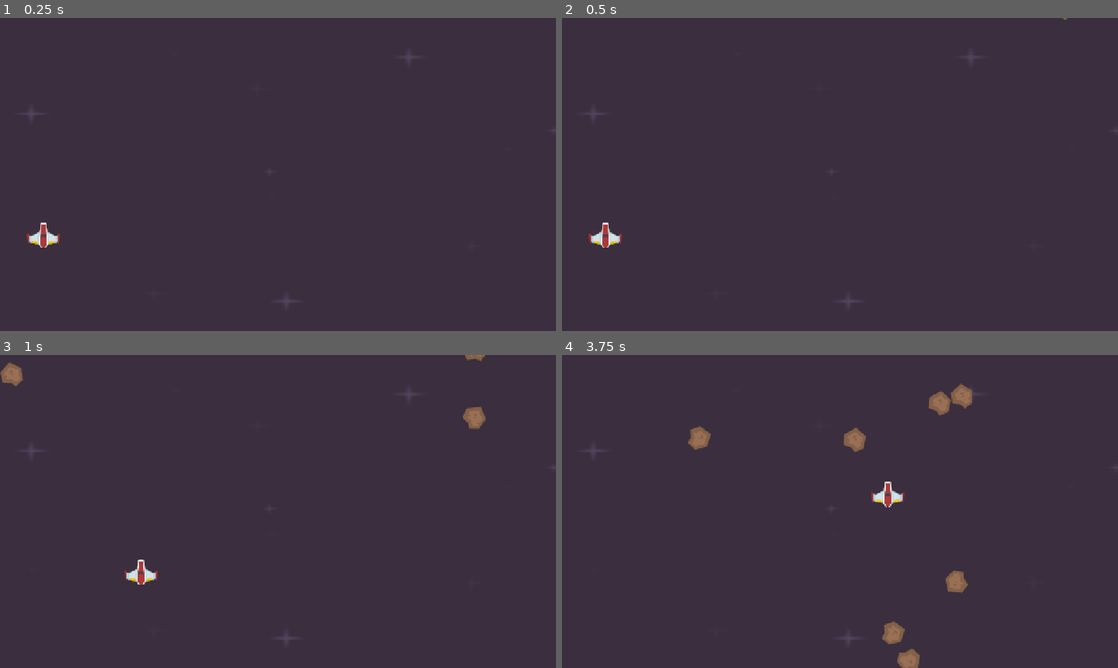
Above: before the commit, frames 1-4 (two rows, left to right).
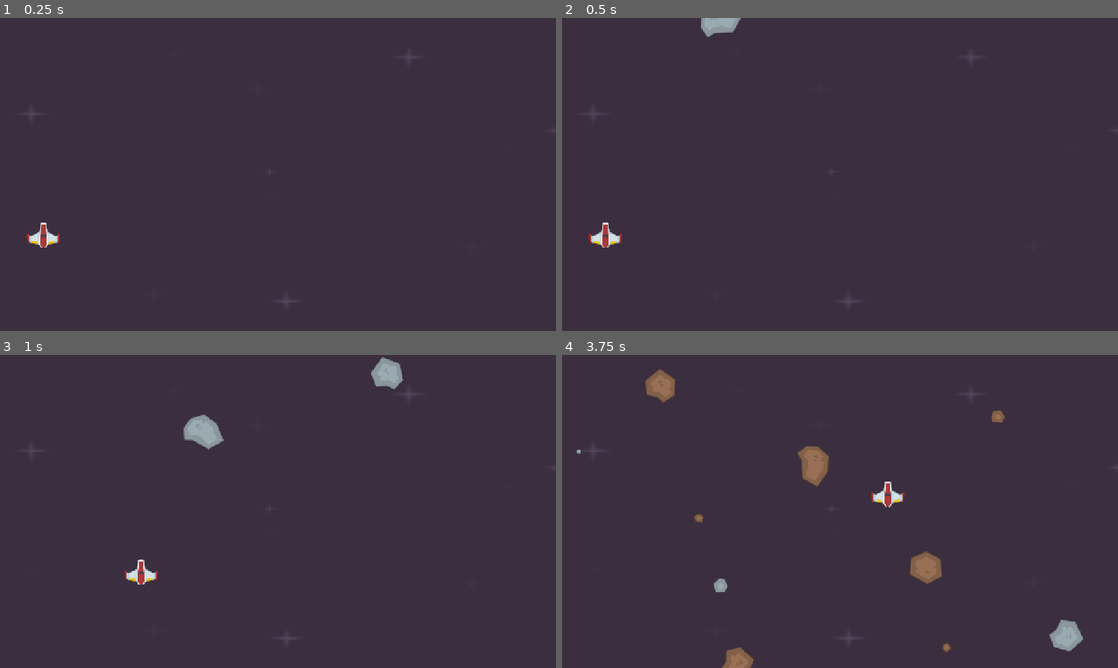
Above: after the commit, the same moments.

Repository: ORGinalBIbEK/space-shooter
Game: Godot game, scene res://scenes/level.tscn
Same seed, same stepped clock (60 frames per second), same inputs: the game is played once before the commit and once after it.
Inputs:
- Up to frame 1 (0.25 s): no input
- Up to frame 2 (0.5 s): no input
- Up to frame 3 (1 s): hold Right (right) from 0.53 s (still down)
- Up to frame 4 (3.75 s): release Right (right) at 1.28 s; hold Down (down) 1.28-2.03 s; hold Right (right) 2.03-2.78 s; hold Up (up) 2.78-3.53 s; hold Left (left) from 3.53 s (still down)

Frame 1 is identical in both runs. In frame 2, 0.3% of the frame differs, in the area x 25-91%, y 0-6%; in frame 3, 1.4%; in frame 4, 3.8%, in the area x 2-94%, y 4-100%.

Commit message:
METEOR SIZE

Diff:
--- a/scenes/meteor.gd
+++ b/scenes/meteor.gd
@@ -8,8 +8,8 @@
 	var rng:= RandomNumberGenerator.new()
 
 	#texture
-	var path:String="res://PNG/Meteors/meteorBrown_tiny2.png"
-
+	var path:String="res://PNG/Meteors/"+ str(rng.randi_range(1,20))+ ".png"
+	$Sprite2D.texture=load(path)
 	#start position
 	var width=get_viewport().get_visible_rect().size[0]
 	var random_x=rng.randi_range(0,width)
--- a/scenes/meteor.tscn
+++ b/scenes/meteor.tscn
@@ -4,20 +4,20 @@
 [ext_resource type="Texture2D" uid="uid://c0msc08ewnvhp" path="res://PNG/Meteors/1.png" id="1_tcwo0"]
 
 [sub_resource type="CircleShape2D" id="CircleShape2D_hasw5"]
-radius = 27.658636
+radius = 38.63936
 
 [node name="Meteor" type="Area2D" unique_id=366063645]
 rotation = -0.19373155
 script = ExtResource("1_pxso2")
 
 [node name="Sprite2D" type="Sprite2D" parent="." unique_id=832618072]
-position = Vector2(-0.19252586, 0.9812918)
+position = Vector2(0.9812908, 0.1925211)
 rotation = 0.16934381
-scale = Vector2(0.5515279, 0.60539365)
+scale = Vector2(0.7500883, 0.8233467)
 texture = ExtResource("1_tcwo0")
 
 [node name="CollisionShape2D" type="CollisionShape2D" parent="." unique_id=69098001]
-position = Vector2(1.1738129, -0.78876877)
+position = Vector2(1.5588586, -2.7513561)
 shape = SubResource("CircleShape2D_hasw5")
 
 [connection signal="body_entered" from="." to="." method="_on_body_entered"]
